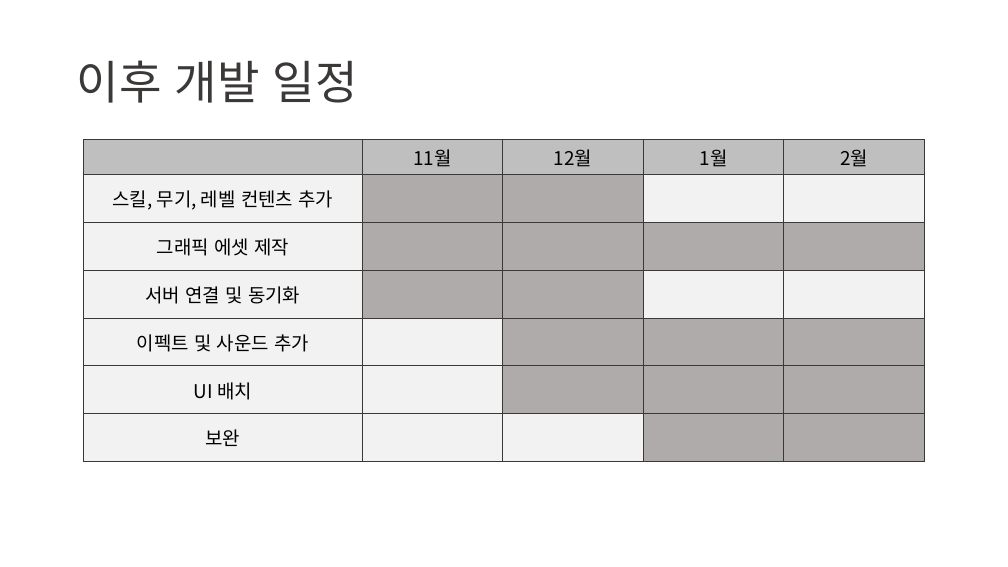
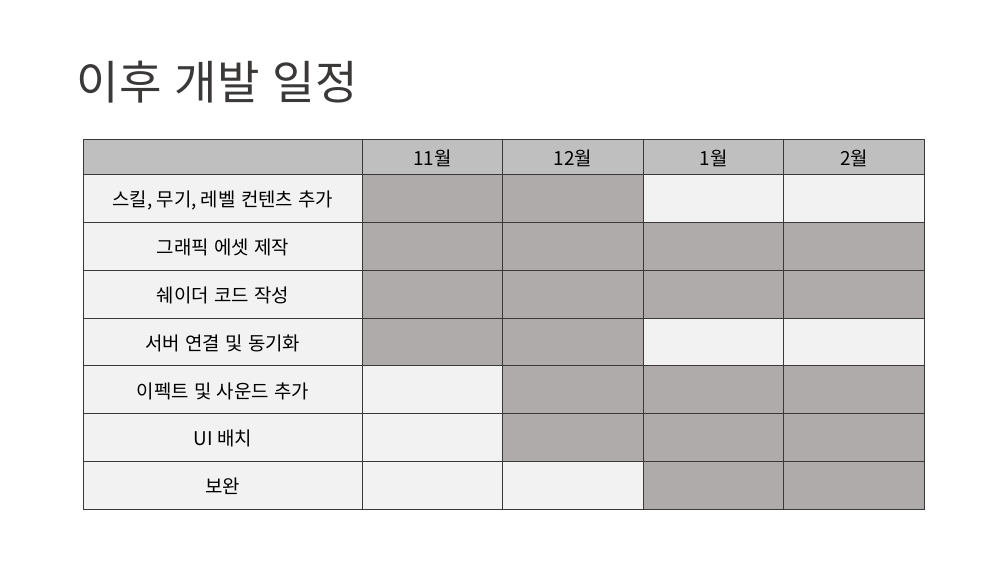
Before and after one commit to mado0421/morphosis, a slide deck: slide 6 of Morphosis/문서작업/Morphosis_신재욱.pptx. Drawn at 1008x567 pixels with LibreOffice and Linux fonts; fonts in the diff are those of the drawing. Boxes give left, top, right and bottom in pixels: in the first picture for what was removed or moved away, otherwise in the second. Text is boxed around its words. In the diff, an @@ line names an element or a change of style, - is before the commit and + after.

```diff
--- a/Morphosis/문서작업/Morphosis_신재욱.pptx
+++ b/Morphosis/문서작업/Morphosis_신재욱.pptx
@@ table at (x1=84, y1=140, x2=925, y2=507) @@
+row 4: 쉐이더 코드 작성 |  |  |  | 
```
Also in this commit, not shown: 59 other files.
